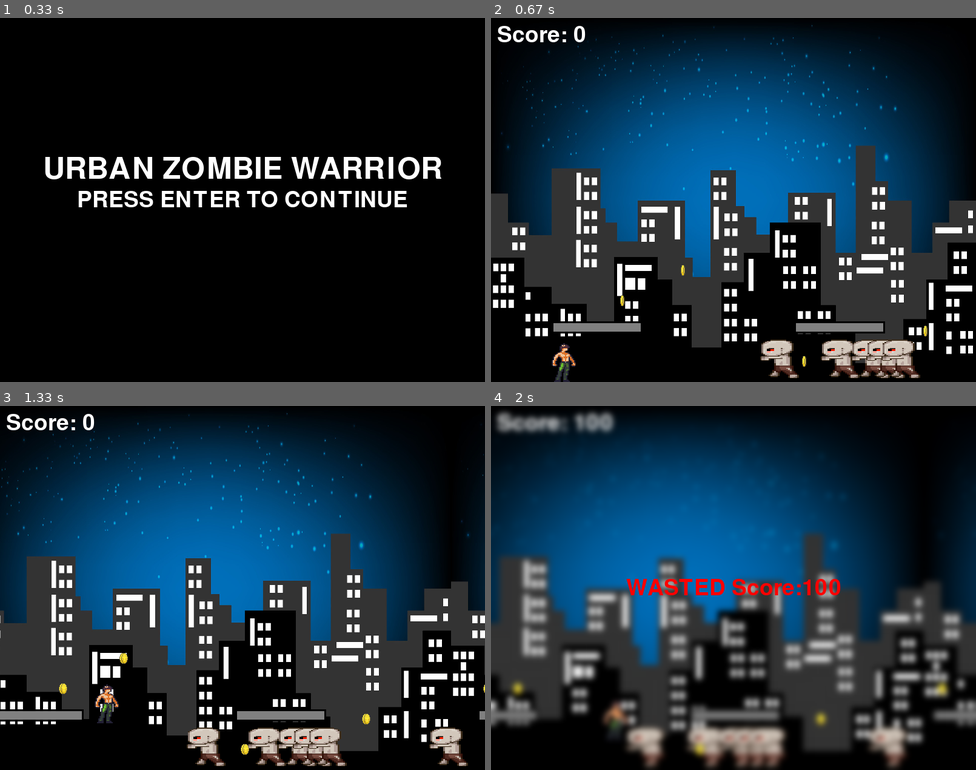
Above: before the commit, frames 1-4 (two rows, left to right).
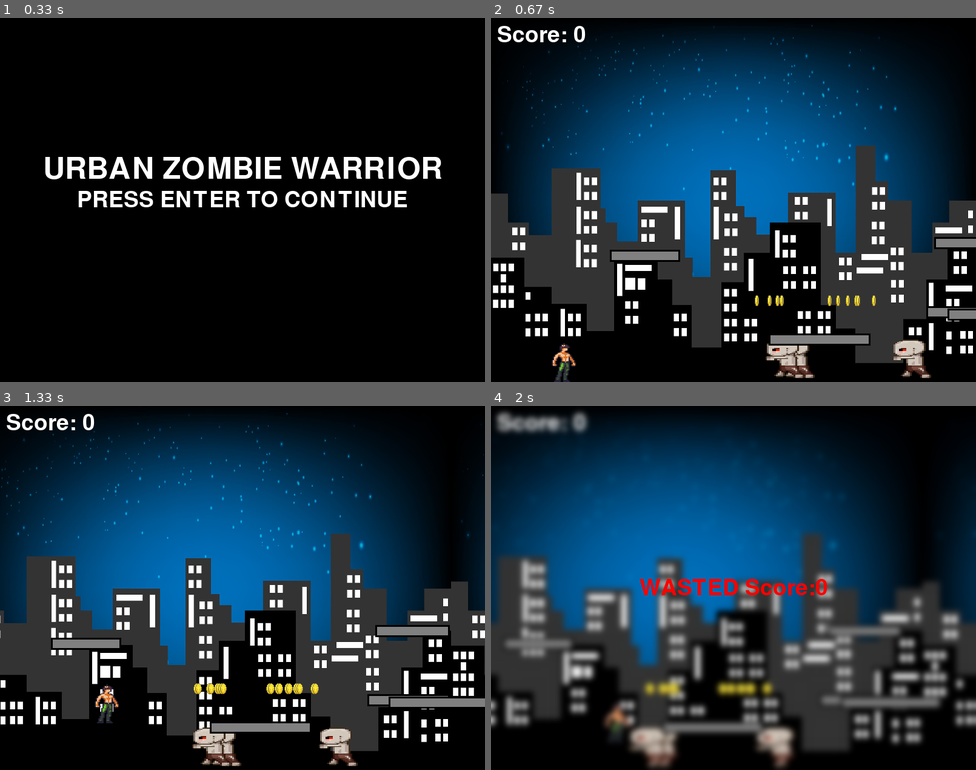
Above: after the commit, the same moments.

Repository: teddyvere/SuperPy.Game
Game: pygame game, started from main.py
Same seed, same stepped clock (60 frames per second), same inputs: the game is played once before the commit and once after it.
Inputs:
- Up to frame 1 (0.33 s): no input
- Up to frame 2 (0.67 s): tap Enter at 0.33 s
- Up to frame 3 (1.33 s): hold D 0.67-1.13 s; hold W from 1.22 s (still down)
- Up to frame 4 (2 s): release W at 1.52 s; hold D from 1.55 s (still down)

Frame 1 is identical in both runs. In frame 2, 5.1% of the frame differs, in the area x 12-100%, y 60-99%; in frame 3, 6.5%; in frame 4, 9.6%, in the area x 0-100%, y 1-100%.

Commit message:
game randomized

Diff:
--- a/Game/__init__.py
+++ b/Game/__init__.py
@@ -1,3 +1,4 @@
+import os
 import random
 import sys
 import numpy as np
@@ -13,6 +14,8 @@
 
 og_background_image = pygame.image.load('Game/static/images/background.png')
 background_image = pygame.transform.scale(og_background_image, (SCREEN_WIDTH, SCREEN_HEIGHT))
+highscore_file = "highscores.txt"  # File to store high scores
+
 
 font = pygame.font.SysFont(None, 55)
 
@@ -25,54 +28,20 @@
         self.show_menu = True  # Flag to show the menu
         self.score = Score(10,10)
         self.coins_collected = 0
+        self.highscores = self.load_highscores()
+
 
         # Create player object
         self.player = Player(100, SCREEN_HEIGHT - 70)
 
-        # Create a list of zombies
-        self.zombies = [
-            Zombie(400, SCREEN_HEIGHT - 70),
-            Zombie(500, SCREEN_HEIGHT - 70),
-            Zombie(550, SCREEN_HEIGHT - 70),
-            Zombie(575, SCREEN_HEIGHT - 70),
-            Zombie(600, SCREEN_HEIGHT - 70),
-            Zombie(800, SCREEN_HEIGHT - 70),
-            Zombie(1000, SCREEN_HEIGHT - 70),
-            Zombie(1200, SCREEN_HEIGHT - 70),
-            Zombie(1400, SCREEN_HEIGHT - 70),
-            Zombie(1600, SCREEN_HEIGHT - 70),
-            Zombie(1800, SCREEN_HEIGHT - 70)
-        ]
+        # Create a list of random zombies
+        self.zombies = self.create_random_zombies()
 
         # Create a list of platforms
-        self.platforms = [
-            Platform(100, SCREEN_HEIGHT - 100, 150, 20),
-            Platform(500, SCREEN_HEIGHT - 100, 150, 20),
-            Platform(900, SCREEN_HEIGHT - 100, 150, 20),
-            Platform(1300, SCREEN_HEIGHT - 100, 150, 20),
-            Platform(1700, SCREEN_HEIGHT - 100, 150, 20),
-            Platform(1900, SCREEN_HEIGHT - 150, 200, 20),
-            Platform(2100, SCREEN_HEIGHT - 200, 150, 20),
-            Platform(2300, SCREEN_HEIGHT - 250, 150, 20),
-            Platform(2500, SCREEN_HEIGHT - 300, 150, 20),
-        ]
+        self.platforms = self.create_random_platforms()
 
         # Create a list of coins
-        self.coins = [
-            Coin(200, SCREEN_HEIGHT - 150),
-            Coin(300, SCREEN_HEIGHT - 200),
-            Coin(500, SCREEN_HEIGHT - 50),
-            Coin(700, SCREEN_HEIGHT - 100),
-            Coin(900, SCREEN_HEIGHT - 150),
-            Coin(1100, SCREEN_HEIGHT - 200),
-            Coin(1300, SCREEN_HEIGHT - 50),
-            Coin(1500, SCREEN_HEIGHT - 100),
-            Coin(1700, SCREEN_HEIGHT - 150),
-            Coin(1900, SCREEN_HEIGHT - 200),
-            Coin(2100, SCREEN_HEIGHT - 50),
-            Coin(2300, SCREEN_HEIGHT - 100),
-            Coin(2500, SCREEN_HEIGHT - 150),
-        ]
+        self.coins = self.create_random_coins()
 
         # Group for all sprites
         self.all_sprites = pygame.sprite.Group()
@@ -91,6 +60,94 @@
         self.backgrounds = [background_image.copy(), background_image.copy()]
         self.background_x = [0, SCREEN_WIDTH]  # Positions of the two backgrounds
 
+    def create_random_zombies(self):
+        num_zombies = random.randint(5, 15)  # Randomly decide the number of zombies between 5 and 15
+        zombies = []
+        for _ in range(num_zombies):
+            x_pos = random.randint(400, SCREEN_WIDTH * 2)  # Random x position within a range
+            zombie = Zombie(x_pos, SCREEN_HEIGHT - 70)
+            zombies.append(zombie)
+        return zombies
+
+    def create_random_platforms(self):
+        num_platforms = random.randint(5, 10)  # Randomly decide the number of platforms
+        platforms = []
+        for _ in range(num_platforms):
+            x_pos = random.randint(100, SCREEN_WIDTH * 2)
+            y_pos = random.randint(SCREEN_HEIGHT - 250, SCREEN_HEIGHT - 80)
+            width = random.randint(100, 200)  # Random platform width
+            platform = Platform(x_pos, y_pos, width, 20)
+            platforms.append(platform)
+        return platforms
+
+    def create_random_coins(self):
+        num_coints = random.randint(10, 20)  # Randomly decide the number of
+        coins = []
+        for _ in range(num_coints):
+            x_pos = random.randint(400, SCREEN_WIDTH * 2)  # Random x position within a range
+            coin = Coin(x_pos, SCREEN_HEIGHT - 150)
+            coins.append(coin)
+        return coins
+
+    def load_highscores(self):
+        if os.path.exists(highscore_file):
+            with open(highscore_file, "r") as f:
+                highscores = [line.strip().split(",") for line in f.readlines()]
+                highscores = [(name, int(score)) for name, score in highscores]
+        else:
+            highscores = []
+        return highscores
+
+    def save_highscores(self):
+        with open(highscore_file, "w") as f:
+            for name, score in self.highscores:
+                f.write(f"{name},{score}\n")
+
+    def check_for_highscore(self):
+        if len(self.highscores) < 10 or self.score.score > self.highscores[-1][1]:
+            return True
+        return False
+
+    def add_highscore(self):
+        if self.check_for_highscore():
+            self.display_highscore_input()
+
+    def display_highscore_input(self):
+        input_active = True
+        player_name = ""
+
+        while input_active:
+            for event in pygame.event.get():
+                if event.type == pygame.QUIT:
+                    self.running = False
+                    input_active = False
+                if event.type == pygame.KEYDOWN:
+                    if event.key == pygame.K_RETURN:
+                        input_active = False
+                    elif event.key == pygame.K_BACKSPACE:
+                        player_name = player_name[:-1]
+                    else:
+                        player_name += event.unicode
+
+            # Display the input prompt
+            self.screen.fill(WHITE)
+            prompt = font.render("Enter your name:", True, GREEN)
+            prompt_rect = prompt.get_rect(center=(SCREEN_WIDTH // 2, SCREEN_HEIGHT // 2 - 50))
+            self.screen.blit(prompt, prompt_rect)
+
+            name_surface = font.render(player_name, True, GREEN)
+            name_rect = name_surface.get_rect(center=(SCREEN_WIDTH // 2, SCREEN_HEIGHT // 2))
+            self.screen.blit(name_surface, name_rect)
+
+            pygame.display.flip()
+
+        # Add the new high score and sort the list
+        self.highscores.append((player_name, self.score.score))
+        self.highscores.sort(key=lambda x: x[1], reverse=True)
+        self.highscores = self.highscores[:10]  # Keep only the top 10 scores
+        self.save_highscores()
+
+
     def run(self):
         while self.running:
             if self.show_menu:
@@ -131,6 +188,16 @@
 
         # Wait for user interaction
         self.wait_for_menu_input()
+
+    def display_highscores(self):
+        highscore_font = pygame.font.Font(None, 36)
+        title = highscore_font.render("High Scores", True, WHITE)
+        self.screen.blit(title, (50, 50))
+
+        for i, (name, score) in enumerate(self.highscores):
+            score_text = f"{i+1}. {name} - {score}"
+            score_surface = highscore_font.render(score_text, True, WHITE)
+            self.screen.blit(score_surface, (50, 100 + i * 30))
 
     def wait_for_menu_input(self):
         while self.show_menu:
